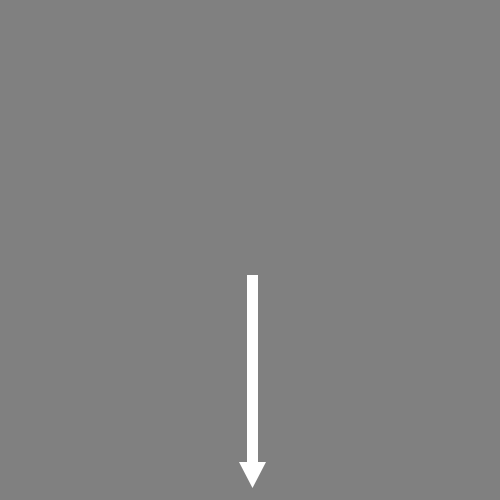
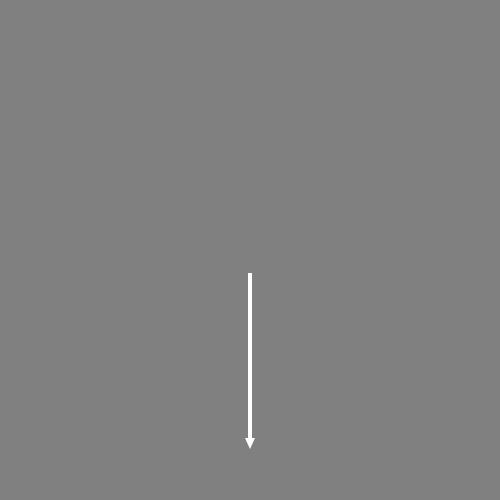
Revision of a layered w=500, h=500 image; what changed, layer by layer:
painted on "Polygon 2" over (239, 438, 266, 488)
painted on "Rectangle 1" over (247, 273, 258, 466)
